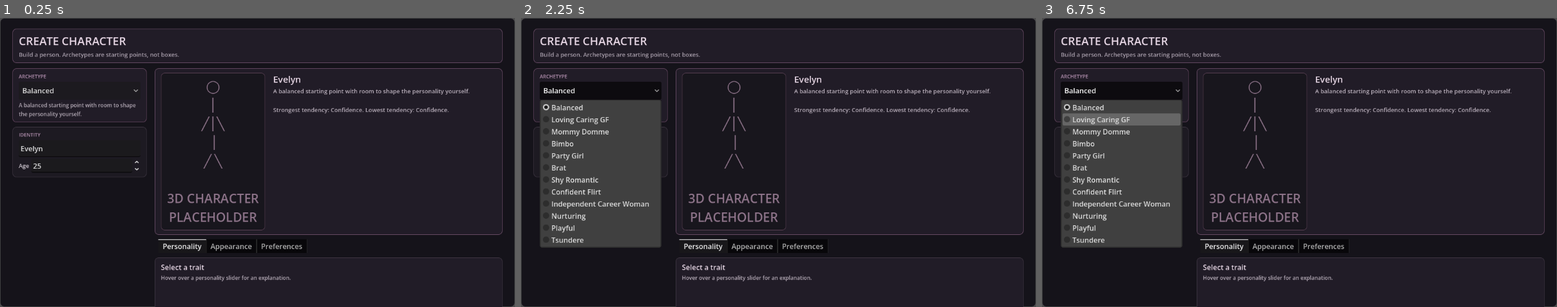
Above: before the commit, frames 1-3 (left to right).
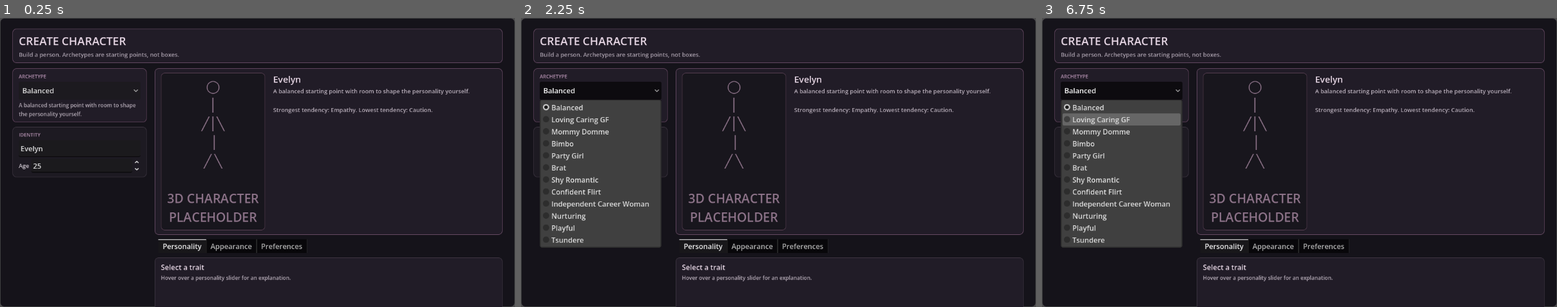
Above: after the commit, the same moments.

Repository: Wafflechunks500/AHHHHH
Game: Godot game, scene res://scenes/character_creator/character_creator_test.tscn
The game is run twice, just before and just after one commit, with the same random seed, the same clock (stepped at 60 frames per second) and the same inputs. This scene is started directly instead of the project's main scene.
Inputs (mouse positions are in pixels of both pictures, inside the frame that each line leads up to):
- Up to frame 1 (0.25 s): no input
- Up to frame 2 (2.25 s): click "Balanced" at 0.5 s; click "Balanced" at 1.25 s; click "Balanced" at 2 s
- Up to frame 3 (6.75 s): tap Enter at 2.75, 4.25, 5.75 s; move the mouse to (1412, 148) at 2.77 s; tap Space at 3.5, 5, 6.5 s; move the mouse to (1196, 176) at 3.52 s; move the mouse to (1351, 98) at 4.27 s; move the mouse to (1273, 220) at 5.02 s; move the mouse to (1454, 205) at 5.77 s; move the mouse to (1145, 119) at 6.52 s

The runs differ from the first frame. In frame 1, 0.2% of the frame differs, in the area x 64-88%, y 30-34%; in frame 2, 0.2%; in frame 3, 0.2%.
Error before the commit: Invalid call. Nonexistent function 'get_value' in base 'Resource (CharacterPersonality)'. (res://scripts/character/character_profile.gd:64)

Commit message:
Use brain personality API after removing duplicate character personality

Diff:
--- a/ahhhh/scripts/character/character_profile.gd
+++ b/ahhhh/scripts/character/character_profile.gd
@@ -57,11 +57,30 @@
 
 func set_personality(key: String, value: float) -> void:
 	initialize()
-	personality.set_value(key, value)
+	personality.set_trait(key, value)
 
 func get_personality_value(key: String, fallback: float = 0.5) -> float:
 	initialize()
-	return personality.get_value(key, fallback)
+	var value := personality.get_trait(key)
+	# CharacterPersonality returns 0.0 for an unknown trait. Preserve the
+	# profile API's fallback behavior for callers that request an unsupported key.
+	if value == 0.0 and not _personality_has_trait(key):
+		return fallback
+	return value
+
+func _personality_has_trait(key: String) -> bool:
+	return key in [
+		"confidence", "empathy", "assertiveness", "curiosity", "openness",
+		"sociability", "caution", "emotional_sensitivity", "impulsiveness",
+		"playfulness", "independence", "need_for_approval", "emotional_resilience",
+		"patience", "attachment_tendency", "trustfulness", "suspiciousness",
+		"reassurance_seeking", "caretaking", "vulnerability_comfort",
+		"social_initiative", "rejection_sensitivity", "criticism_sensitivity",
+		"embarrassment_proneness", "praise_sensitivity", "intensity_seeking",
+		"overwhelm_sensitivity", "confrontation", "avoidance", "defensiveness",
+		"help_seeking", "action_bias", "planning_tendency", "familiarity_preference",
+		"novelty_seeking", "routine_preference"
+	]
 
 func get_profile_state() -> Dictionary:
 	initialize()
@@ -77,10 +96,27 @@
 			"hometown": biography.hometown,
 			"occupation": biography.occupation
 		},
-		"personality": personality.to_dictionary(),
+		"personality": _personality_state(),
 		"appearance": appearance.get_appearance_state(),
 		"biography": biography.get_biographical_state()
 	}
+
+func _personality_state() -> Dictionary:
+	var result := {}
+	for key in [
+		"confidence", "empathy", "assertiveness", "curiosity", "openness",
+		"sociability", "caution", "emotional_sensitivity", "impulsiveness",
+		"playfulness", "independence", "need_for_approval", "emotional_resilience",
+		"patience", "attachment_tendency", "trustfulness", "suspiciousness",
+		"reassurance_seeking", "caretaking", "vulnerability_comfort",
+		"social_initiative", "rejection_sensitivity", "criticism_sensitivity",
+		"embarrassment_proneness", "praise_sensitivity", "intensity_seeking",
+		"overwhelm_sensitivity", "confrontation", "avoidance", "defensiveness",
+		"help_seeking", "action_bias", "planning_tendency", "familiarity_preference",
+		"novelty_seeking", "routine_preference"
+	]:
+		result[key] = personality.get_trait(key)
+	return result
 
 func get_identity_description() -> String:
 	initialize()
@@ -114,5 +150,5 @@
 	print("Name: ", biography.get_display_name())
 	print("Age: ", biography.age)
 	print("Archetype: ", archetype)
-	print("Personality: ", personality.to_dictionary())
+	print("Personality: ", _personality_state())
 	print("========================================")
